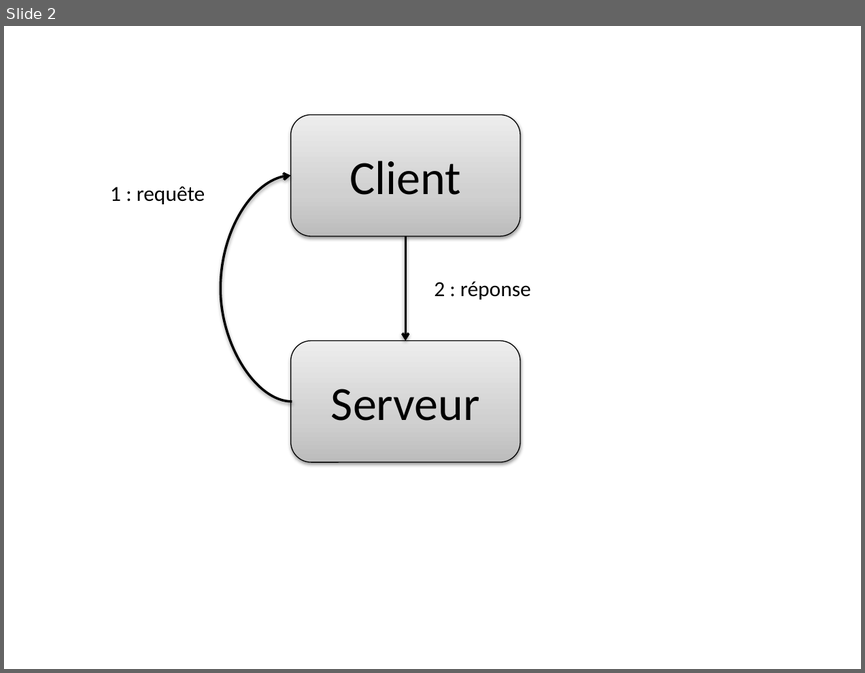
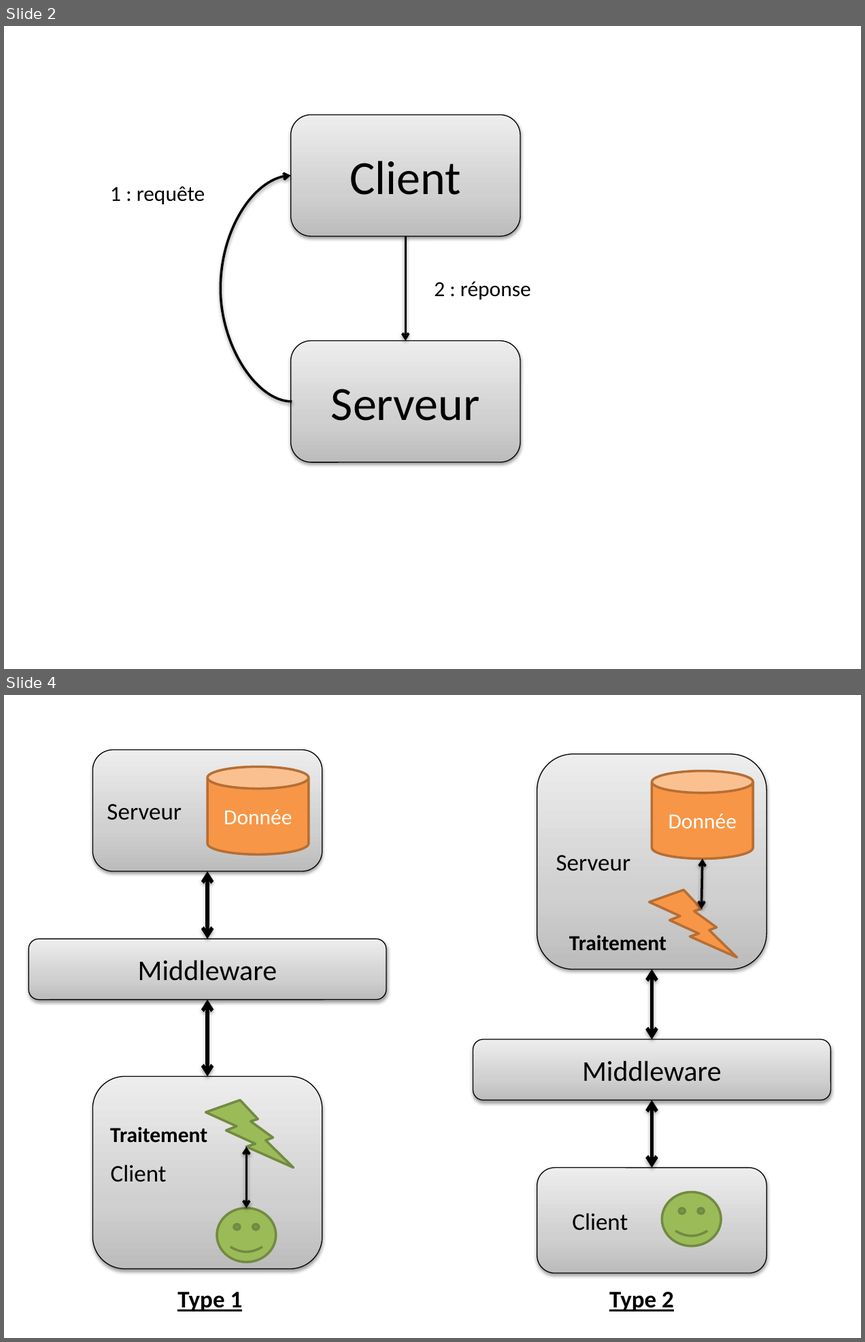
Before and after one commit to dduportal/dduportal.github.io, a slide deck: cours/ensg-asi-2014/src/img_gen.pptx. Shown one above the other, each under a label of ours: slide 2 before the commit, slides 2 and 4 after it; the slides between them are not shown. The pictures are 865x673 and 865x1342 pixels, drawn with LibreOffice and Linux fonts; fonts in the diff are those of the drawing. Boxes give left, top, right and bottom in pixels: in the first picture for what was removed or moved away, otherwise in the second. Text is boxed around its words. In the diff, an @@ line names an element or a change of style, - is before the commit and + after.

```diff
--- a/cours/ensg-asi-2014/src/img_gen.pptx
+++ b/cours/ensg-asi-2014/src/img_gen.pptx
@@ slide 4 added at bbox=[4, 695, 861, 1338], background #FFFFFF @@
@@ rounded rectangle added at bbox=[93, 750, 323, 872], fill gradient #BDBDBD to #D1D1D1 to #EEEEEE, outline #000000 0.75 pt, 20 pt, text #000000 @@
+Serveur
@@ rounded rectangle added at bbox=[537, 754, 766, 969], fill gradient #BDBDBD to #D1D1D1 to #EEEEEE, outline #000000 0.75 pt, 20 pt, text #000000 @@
+Serveur
@@ cylinder added at bbox=[207, 767, 308, 854], fill #F79646, outline #B76F34 2 pt, 18 pt, text #FFFFFF @@
+Donnée
@@ cylinder added at bbox=[652, 771, 753, 859], fill #F79646, outline #B76F34 2 pt, 18 pt, text #FFFFFF @@
+Donnée
@@ double arrow added from (207, 872) to (207, 938), #000000 3 pt @@
@@ double arrow added from (702, 909) to (702, 859), #000000 2 pt @@
@@ lightning bolt added at bbox=[649, 889, 736, 957], fill #F79646, outline #B76F34 2 pt @@
@@ rounded rectangle added at bbox=[29, 938, 386, 999], fill gradient #BDBDBD to #D1D1D1 to #EEEEEE, outline #000000 0.75 pt, 24 pt, text #000000 @@
+Middleware
@@ text added at bbox=[569, 935, 666, 951], 18 pt, text #000000, bold @@
+Traitement
@@ double arrow added from (652, 969) to (652, 1040), #000000 3 pt @@
@@ double arrow added from (207, 999) to (207, 1076), #000000 3 pt @@
@@ rounded rectangle added at bbox=[473, 1040, 830, 1100], fill gradient #BDBDBD to #D1D1D1 to #EEEEEE, outline #000000 0.75 pt, 24 pt, text #000000 @@
+Middleware
@@ double arrow added from (652, 1100) to (652, 1167), #000000 3 pt @@
@@ text added at bbox=[110, 1127, 207, 1142], 18 pt, text #000000, bold @@
+Traitement
@@ group added at bbox=[93, 1076, 323, 1268]: 1 rounded rectangle, 1 lightning bolt, 1 smiley face, 1 double arrow @@
+Client
@@ rounded rectangle added at bbox=[537, 1167, 766, 1272], fill gradient #BDBDBD to #D1D1D1 to #EEEEEE, outline #000000 0.75 pt, 20 pt, text #000000 @@
+Client
@@ smiley face added at bbox=[662, 1192, 721, 1246], fill #9BBB59, outline #738A42 2 pt @@
@@ text added at bbox=[177, 1291, 243, 1311], 20 pt, text #000000, bold, underline @@
+Type 1
@@ text added at bbox=[609, 1291, 674, 1311], 20 pt, text #000000, bold, underline @@
+Type 2
```
Also in this commit, not shown: 1 slide changed, 1 other slide added, 1 slide removed, 10 other files.
